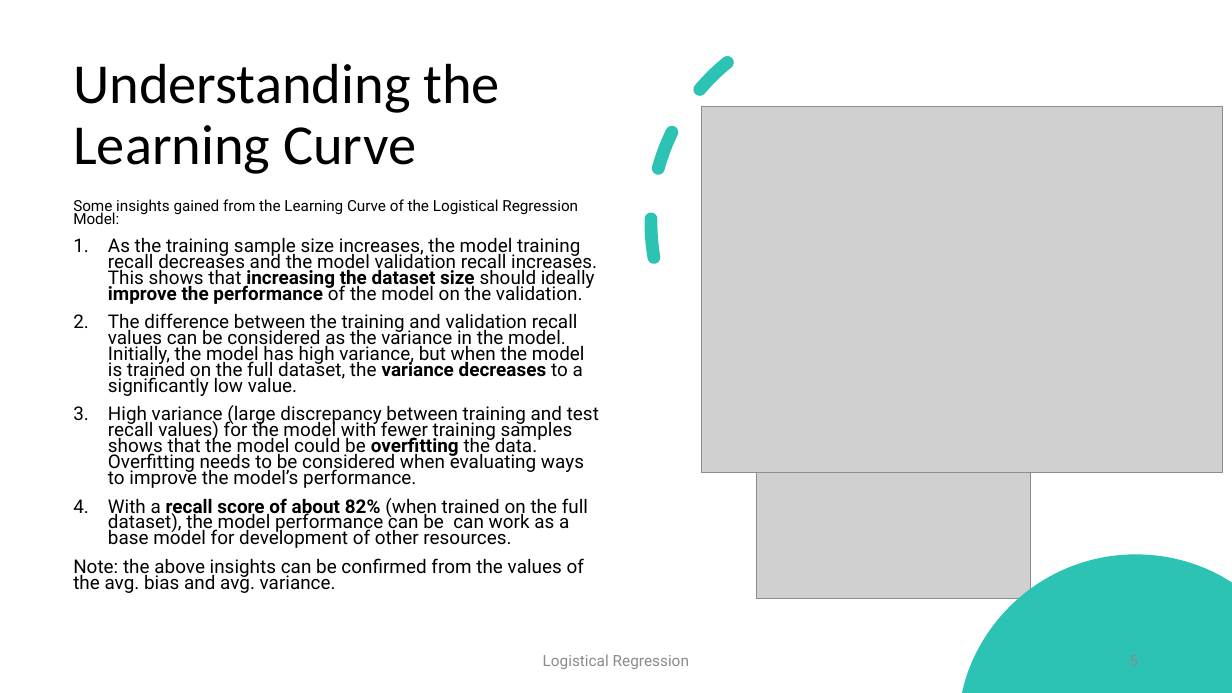
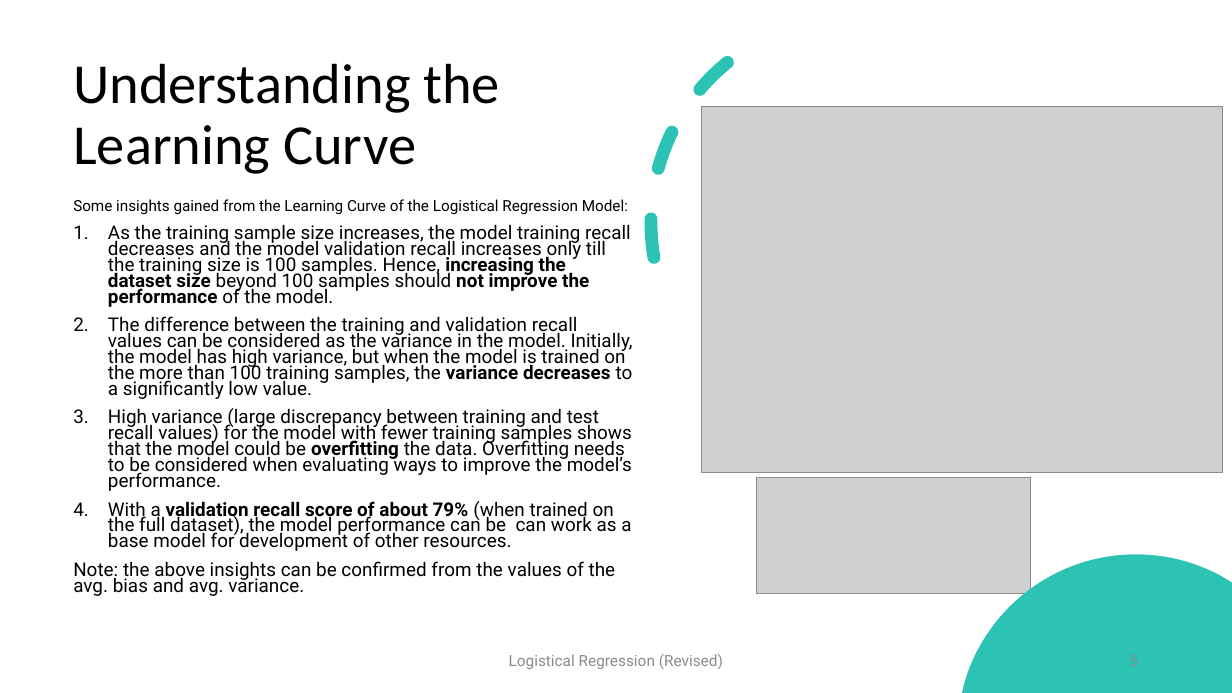
Before and after one commit to radroid/ml-algorithms-assignments, a slide deck: slide 5 of logistical_regression/Logistical Regression - Assignment 2.pptx. Drawn at 1232x693 pixels with LibreOffice and Linux fonts; fonts in the diff are those of the drawing; grey boxes stand for pictures. Boxes give left, top, right and bottom in pixels: in the first picture for what was removed or moved away, otherwise in the second. Text is boxed around its words. In the diff, an @@ line names an element or a change of style, - is before the commit and + after.

Commit message:
Update Logistical Regression - Assignment 2.pptx
Update presentation with new results

```diff
--- a/logistical_regression/Logistical Regression - Assignment 2.pptx
+++ b/logistical_regression/Logistical Regression - Assignment 2.pptx
@@ text at [108,225,633,399]: text changed @@
-1. As the training sample size increases, the model training recall decreases and the model validation recall increases. This shows that increasing the dataset size should ideally improve the performance of the model on the validation.
-2. The difference between the training and validation recall values can be considered as the variance in the model. Initially, the model has high variance, but when the model is trained on the full dataset, the variance decreases to a significantly low value.
+1. As the training sample size increases, the model training recall decreases and the model validation recall increases only till the training size is 100 samples. Hence, increasing the dataset size beyond 100 samples should not improve the performance of the model.
+2. The difference between the training and validation recall values can be considered as the variance in the model. Initially, the model has high variance, but when the model is trained on the more than 100 training samples, the variance decreases to a significantly low value.
@@ picture: place and size @@
-picture at [757,473,1031,598]
+picture at [757,478,1031,593]
@@ text at [108,501,631,551]: text changed @@
-4. With a recall score of about 82% (when trained on the full dataset), the model performance can be can work as a base model for development of other resources.
+4. With a validation recall score of about 79% (when trained on the full dataset), the model performance can be can work as a base model for development of other resources.
@@ text at [509,654,723,669]: text changed @@
-Logistical Regression
+Logistical Regression (Revised)
```
Also in this commit, not shown: 7 other slides changed, 1 slide removed.
